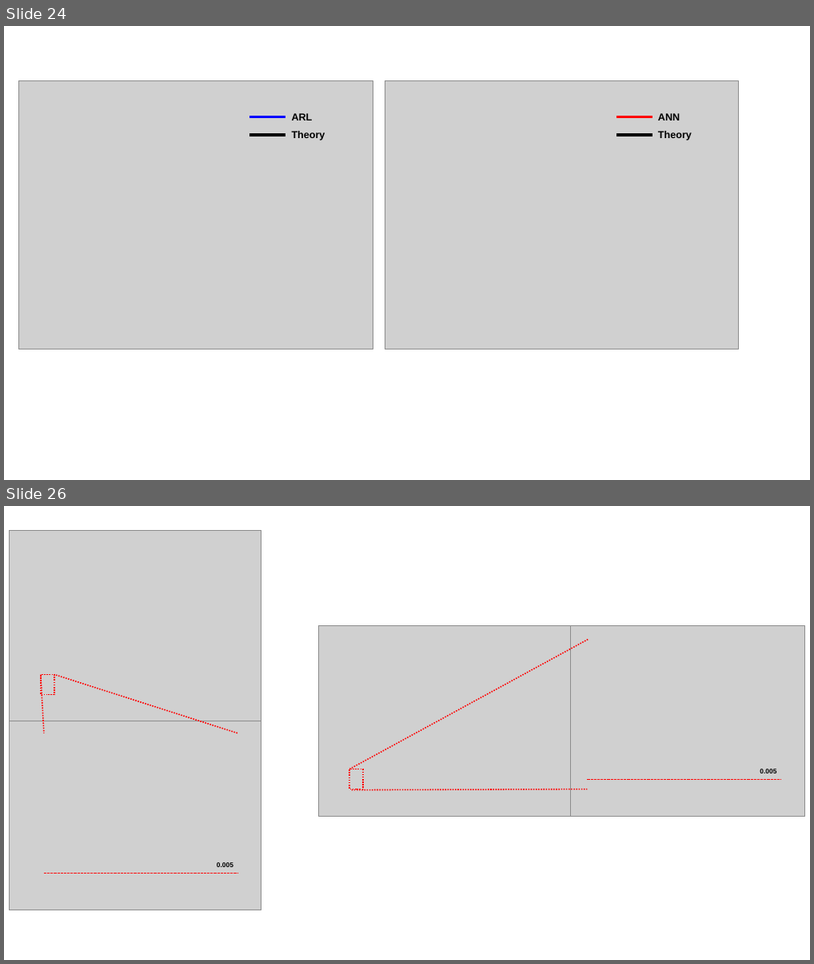
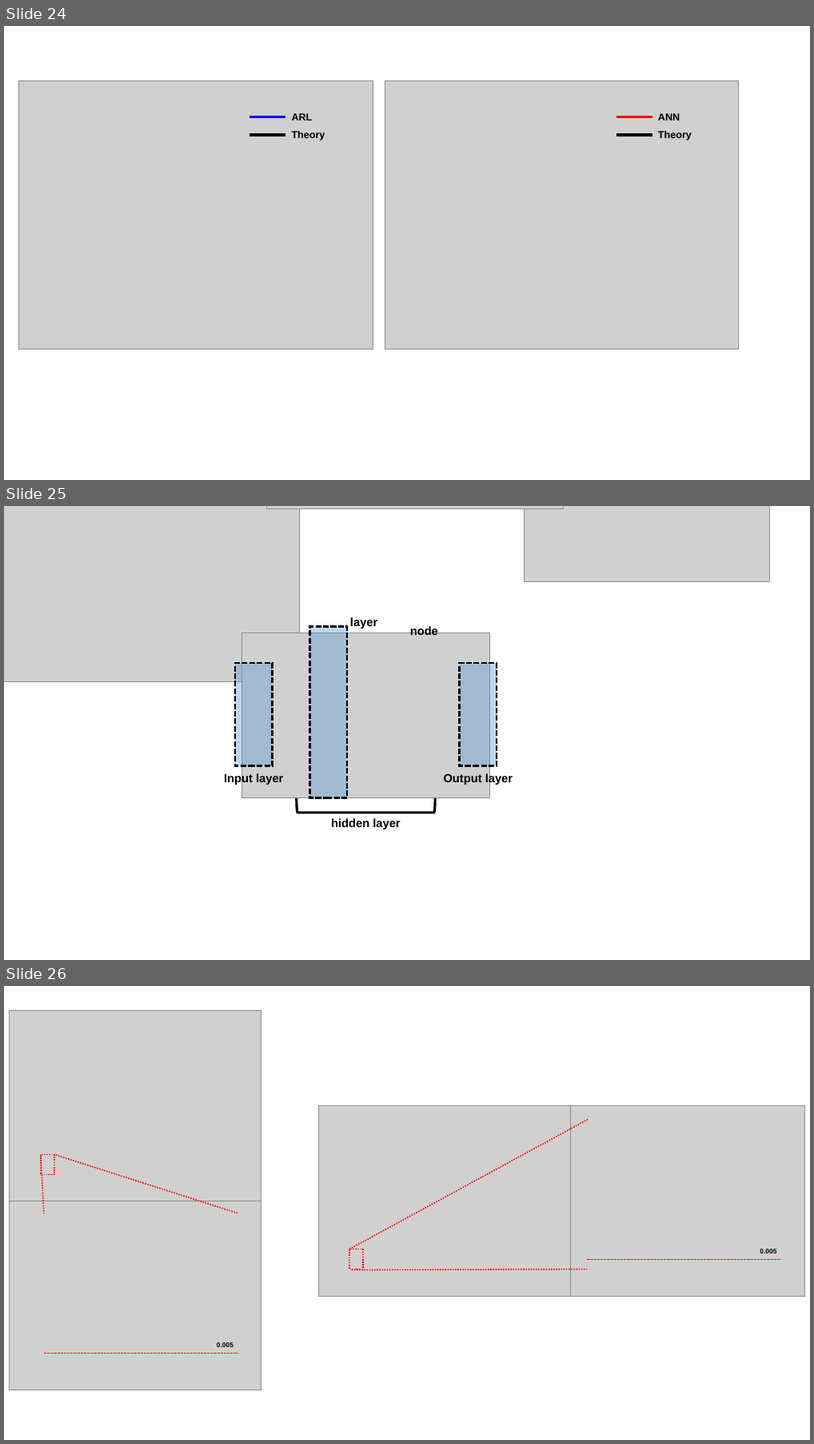
Before and after one commit to jglee96/NBTP_Lab, a slide deck: 개인/석사학위논문/그림.pptx. Shown one above the other, each under a label of ours: slides 24 and 26 before the commit, slides 24, 25 and 26 after it; the slides between them are not shown. The pictures are 814x964 and 814x1444 pixels, drawn with LibreOffice and Linux fonts; fonts in the diff are those of the drawing; grey boxes stand for pictures. Boxes give left, top, right and bottom in pixels: in the first picture for what was removed or moved away, otherwise in the second. Text is boxed around its words. In the diff, an @@ line names an element or a change of style, - is before the commit and + after.

```diff
--- a/개인/석사학위논문/그림.pptx
+++ b/개인/석사학위논문/그림.pptx
@@ slide 25 added at (x1=4, y1=506, x2=810, y2=960), background #FFFFFF @@
@@ picture added at (x1=4, y1=506, x2=299, y2=681) @@
@@ picture added at (x1=266, y1=506, x2=564, y2=509) @@
@@ picture added at (x1=524, y1=506, x2=770, y2=582) @@
@@ group added at (x1=224, y1=617, x2=513, y2=829): 5 texts, 3 rectangles, 1 picture, 1 left bracket @@
+Input layer
+Output layer
+node
+layer
+hidden layer
```
Also in this commit, not shown: 1 slide removed, 2 other files.
